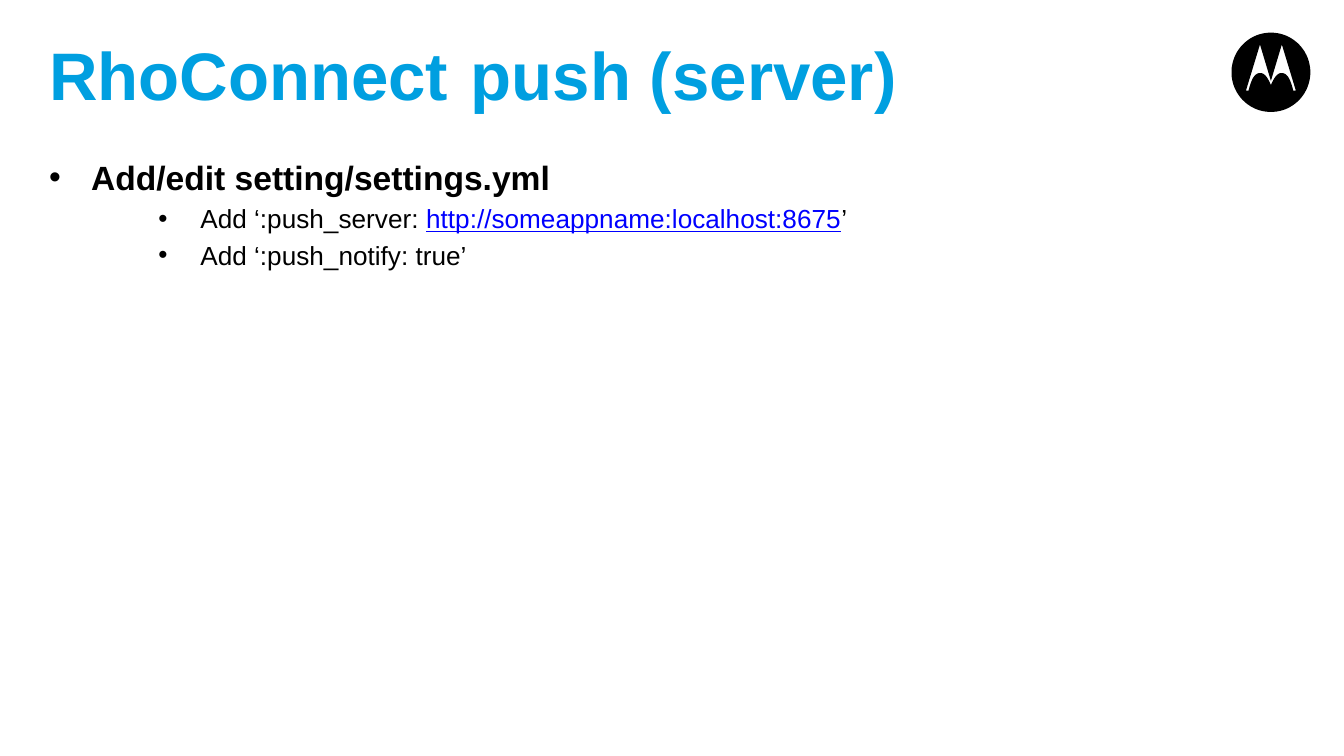
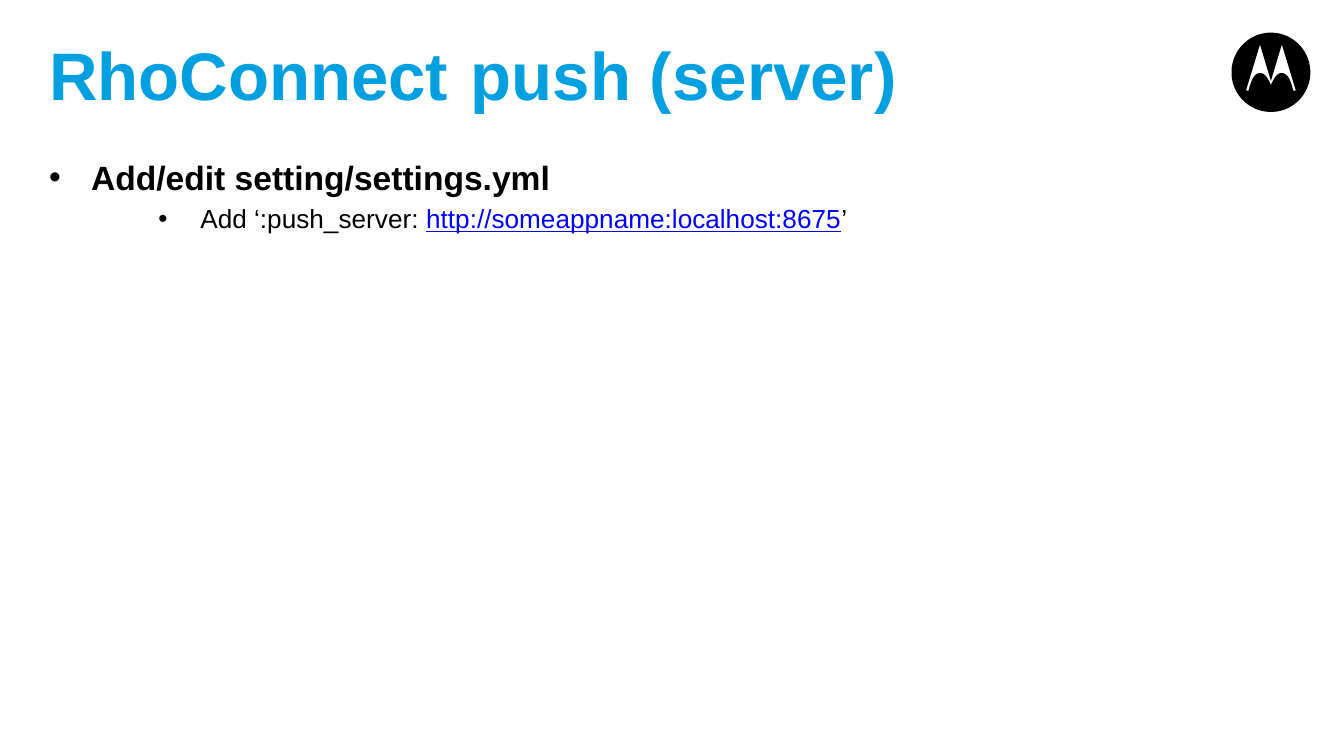
Before and after one commit to shurab/Rhoconnect-Push-Demo, a slide deck: slide 9 of RhoConnect-Push.pptx. Drawn at 1344x756 pixels with LibreOffice and Linux fonts; fonts in the diff are those of the drawing. Boxes give left, top, right and bottom in pixels: in the first picture for what was removed or moved away, otherwise in the second. Text is boxed around its words. In the diff, an @@ line names an element or a change of style, - is before the commit and + after.

```diff
--- a/RhoConnect-Push.pptx
+++ b/RhoConnect-Push.pptx
@@ text at (200, 246, 467, 270): paragraph removed @@
-  • Add ‘:push_notify: true’
```
Also in this commit, not shown: 2 other slides changed, 1 slide added.
